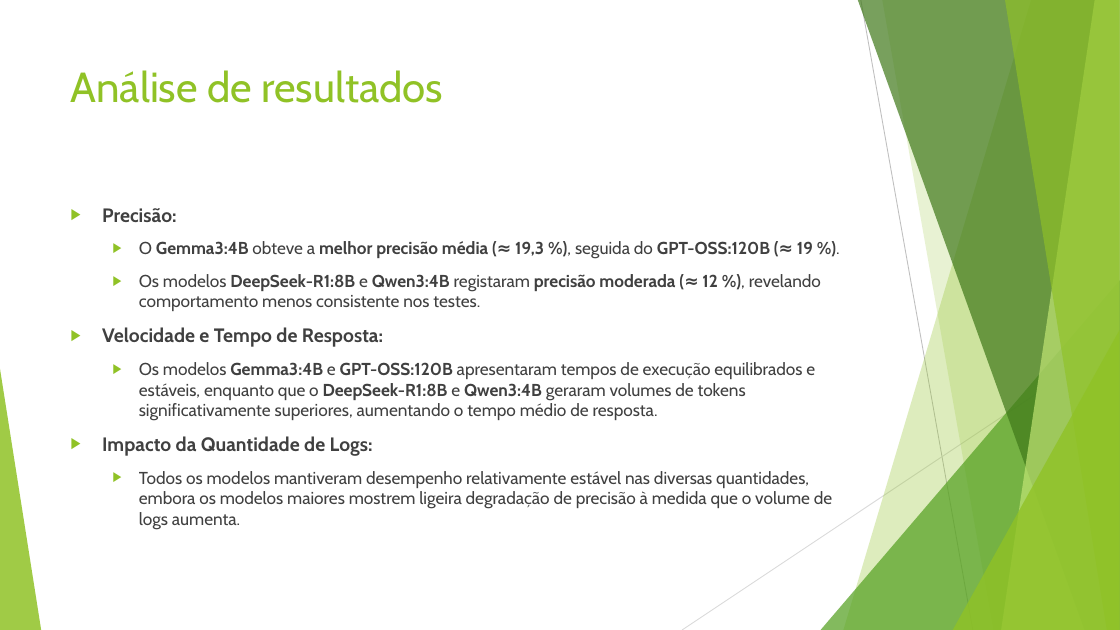
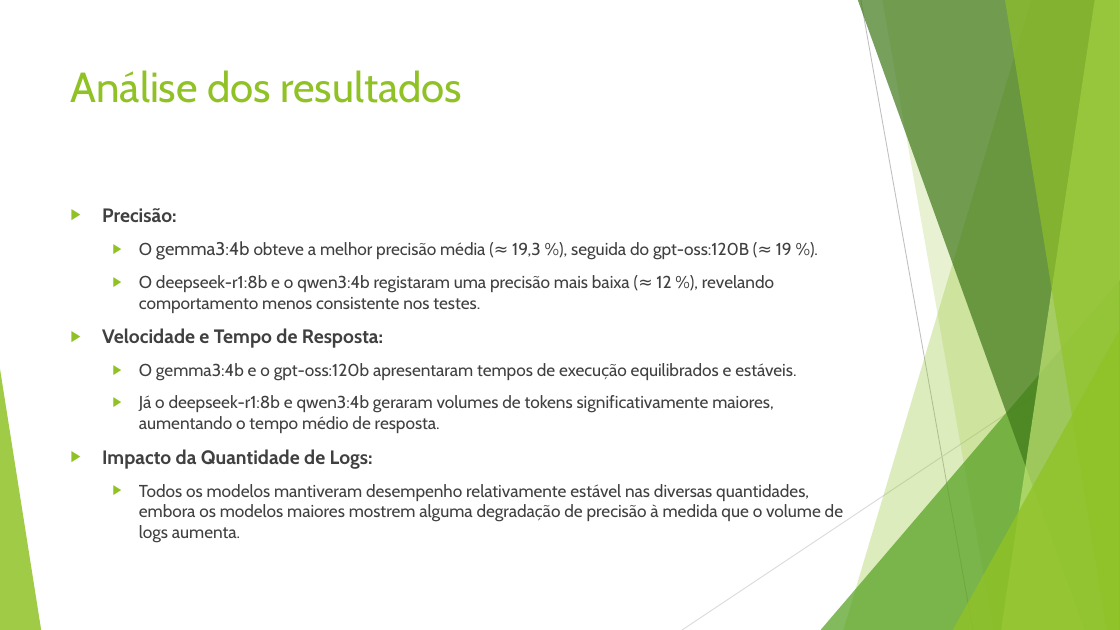
Before and after one commit to JDSB05/FocusPA, a slide deck: slide 12 of analise/LLM_Model_Log_Analysis_New.pptx (slide 10 before the commit). Drawn at 1120x630 pixels with LibreOffice and Linux fonts; fonts in the diff are those of the drawing. Boxes give left, top, right and bottom in pixels: in the first picture for what was removed or moved away, otherwise in the second. Text is boxed around its words. In the diff, an @@ line names an element or a change of style, - is before the commit and + after.

```diff
--- a/analise/LLM_Model_Log_Analysis_New.pptx
+++ b/analise/LLM_Model_Log_Analysis_New.pptx
@@ title at (71, 70, 463, 103): text changed @@
-Análise de resultados
+Análise dos resultados
@@ text at (139, 241, 792, 313): text changed; bold off @@
-  ▶ O Gemma3:4B obteve a melhor precisão média (≈ 19,3 %), seguida do GPT-OSS:120B (≈ 19 %).
-  ▶ Os modelos DeepSeek-R1:8B e Qwen3:4B registaram precisão moderada (≈ 12 %), revelando comportamento menos consistente nos testes.
+  ▶ O gemma3:4b obteve a melhor precisão média (≈ 19,3 %), seguida do gpt-oss:120B (≈ 19 %).
+  ▶ O deepseek-r1:8b e o qwen3:4b registaram uma precisão mais baixa (≈ 12 %), revelando comportamento menos consistente nos testes.
@@ text at (139, 363, 796, 433): text changed @@
-  ▶ Os modelos Gemma3:4B e GPT-OSS:120B apresentaram tempos de execução equilibrados e estáveis, enquanto que o DeepSeek-R1:8B e Qwen3:4B geraram volumes de tokens significativamente superiores, aumentando o tempo médio de resposta.
+  ▶ O gemma3:4b e o gpt-oss:120b apresentaram tempos de execução equilibrados e estáveis.
+  ▶ Já o deepseek-r1:8b e qwen3:4b geraram volumes de tokens significativamente maiores, aumentando o tempo médio de resposta.
@@ text at (139, 484, 843, 543): text changed @@
-  ▶ Todos os modelos mantiveram desempenho relativamente estável nas diversas quantidades, embora os modelos maiores mostrem ligeira degradação de precisão à medida que o volume de logs aumenta.
+  ▶ Todos os modelos mantiveram desempenho relativamente estável nas diversas quantidades, embora os modelos maiores mostrem alguma degradação de precisão à medida que o volume de logs aumenta.
```
Also in this commit, not shown: 4 other slides changed, 4 slides added, 2 slides removed.
